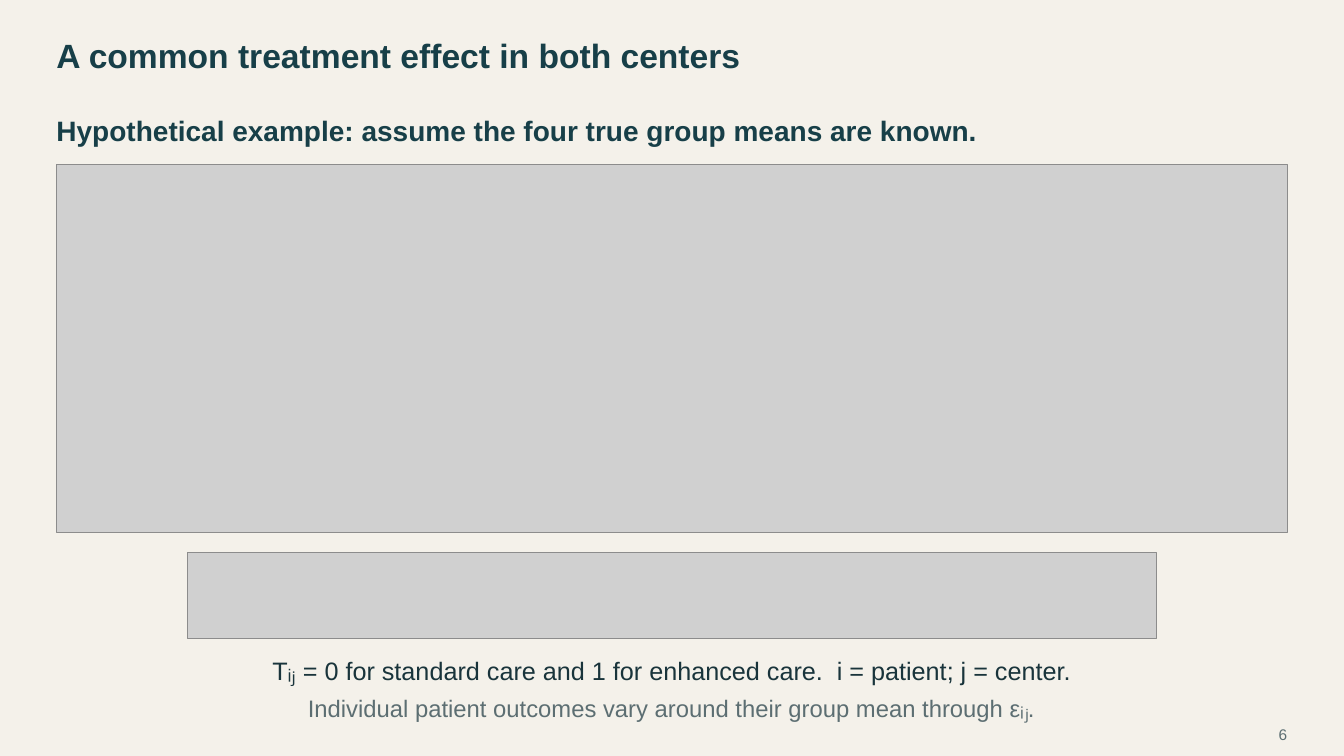
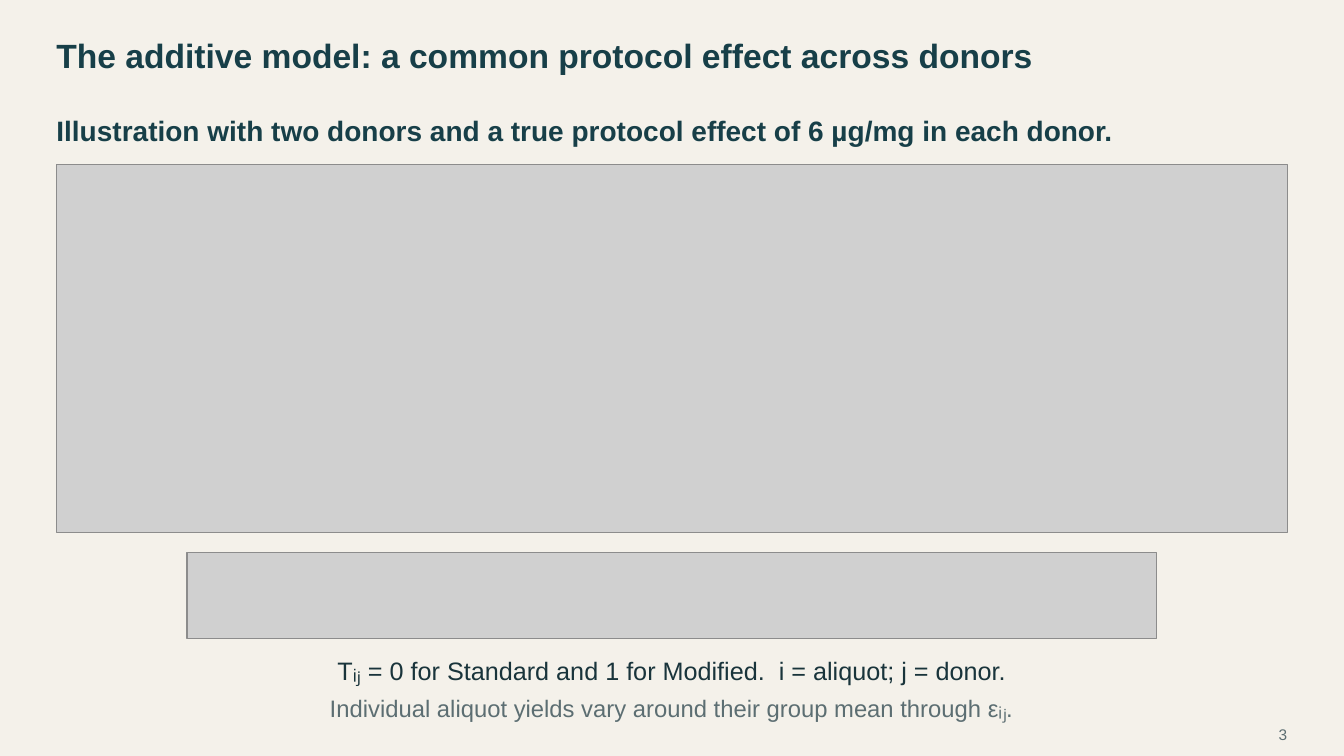
Before and after one commit to Postmus/BeyondMLR, a slide deck: slide 3 of lectures_2627/week2/Beyond_MLR_Week_2.pptx (slide 6 before the commit). Drawn at 1344x756 pixels with LibreOffice and Linux fonts; fonts in the diff are those of the drawing; grey boxes stand for pictures. Boxes give left, top, right and bottom in pixels: in the first picture for what was removed or moved away, otherwise in the second. Text is boxed around its words. In the diff, an @@ line names an element or a change of style, - is before the commit and + after.

Commit message:
Revise Week 2 introduction around Assignment 1

```diff
--- a/lectures_2627/week2/Beyond_MLR_Week_2.pptx
+++ b/lectures_2627/week2/Beyond_MLR_Week_2.pptx
@@ text at (56,43,1033,75): text changed @@
-A common treatment effect in both centers
+The additive model: a common protocol effect across donors
@@ text at (56,120,1113,146): text changed @@
-Hypothetical example: assume the four true group means are known.
+Illustration with two donors and a true protocol effect of 6 µg/mg in each donor.
@@ text at (390,661,1006,686): text changed @@
-Tᵢⱼ = 0 for standard care and 1 for enhanced care. i = patient; j = center.
+Tᵢⱼ = 0 for Standard and 1 for Modified. i = aliquot; j = donor.
@@ text at (330,700,981,722): text changed @@
-Individual patient outcomes vary around their group mean through εᵢⱼ.
+Individual aliquot yields vary around their group mean through εᵢⱼ.
@@ page number at (1279,729,1288,740): text changed @@
-6
+3
```
Also in this commit, not shown: 3 other slides changed, 5 slides added, 3 slides removed, 24 other files.
